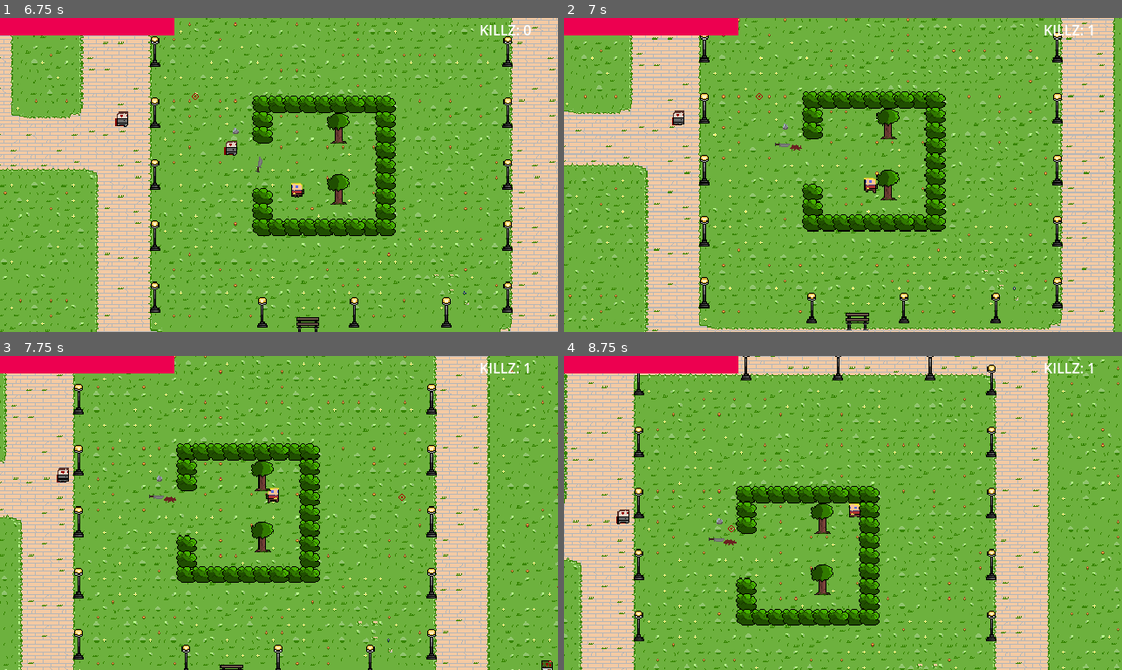
Above: before the commit, frames 1-4 (two rows, left to right).
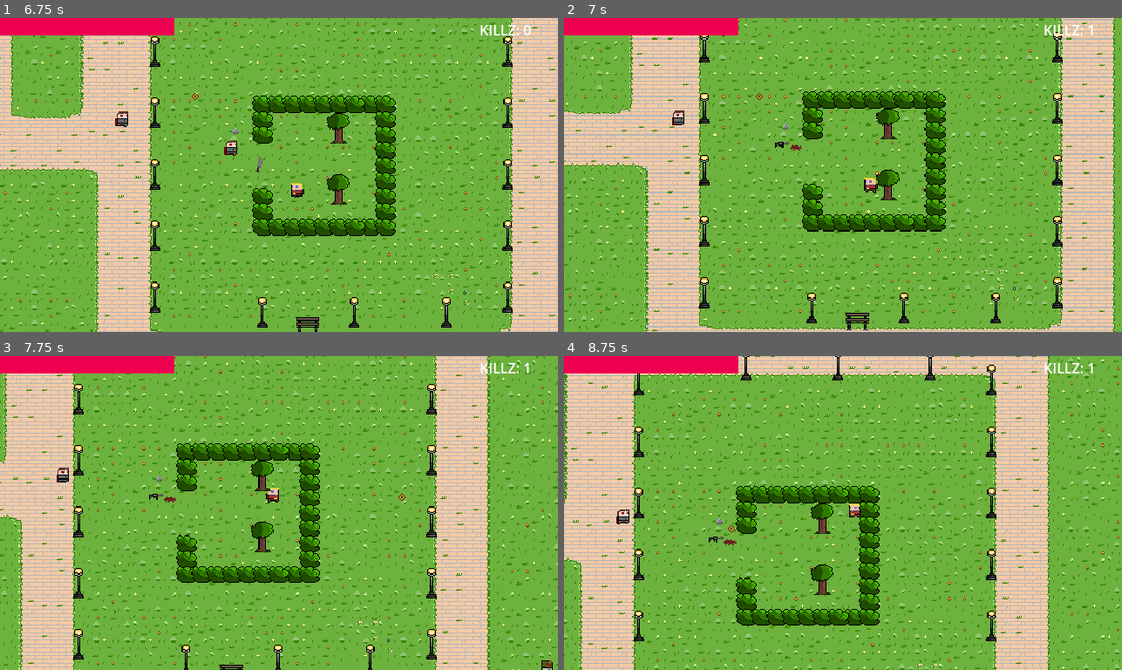
Above: after the commit, the same moments.

Repository: TheRubeThing/LudumDate54
Game: Godot game, scene res://Assets/Levels/MainMap.tscn
The game is run twice, just before and just after one commit, with the same random seed, the same clock (stepped at 60 frames per second) and the same inputs. Sound files missing from this copy of the repository are replaced by a short silence.
Inputs (mouse positions are in pixels of both pictures, inside the frame that each line leads up to):
- Up to frame 1 (6.75 s): click "Start game" at 0.5 s; move the mouse to (401, 159) at 1.27 s; press the mouse at (401, 159) at 1.28 s; hold D (D_right) 1.28-2.03 s; move the mouse to (167, 190) at 2.02 s; release the mouse at (167, 190) at 2.03 s; hold S (S_down) 2.03-2.78 s; right-click (167, 190) at 2.1 s; move the mouse to (334, 105) at 2.77 s; press the mouse at (334, 105) at 2.78 s; hold D (D_right) 2.78-3.53 s; move the mouse to (251, 237) at 3.52 s; release the mouse at (251, 237) at 3.53 s; hold W (W_up) 3.53-4.28 s; right-click (251, 237) at 3.6 s; click (251, 237) at 3.67 s; move the mouse to (446, 222) at 4.27 s; press the mouse at (446, 222) at 4.28 s; hold A (A_left) 4.28-5.78 s; move the mouse to (111, 127) at 5.02 s; release the mouse at (111, 127) at 5.03 s; right-click (111, 127) at 5.1 s; move the mouse to (306, 175) at 5.77 s; press the mouse at (306, 175) at 5.78 s; hold S (S_down) 5.78-6.53 s; move the mouse to (195, 96) at 6.52 s; release the mouse at (195, 96) at 6.53 s; hold D (D_right) from 6.53 s (still down); right-click (195, 96) at 6.6 s
- Up to frame 2 (7 s): keep holding D (D_right)
- Up to frame 3 (7.75 s): move the mouse to (401, 497) at 7.27 s; release D (D_right) at 7.28 s; press the mouse at (401, 497) at 7.28 s; hold W (W_up) from 7.28 s (still down)
- Up to frame 4 (8.75 s): move the mouse to (731, 528) at 8.02 s; release W (W_up) at 8.03 s; release the mouse at (731, 528) at 8.03 s; hold D (D_right) from 8.03 s (still down); right-click (731, 528) at 8.1 s; click (731, 528) at 8.17 s

Frame 1 is identical in both runs. In frame 2, less than 0.1% of the frame differs, in the area x 37-41%, y 39-42%; in frame 3, less than 0.1%; in frame 4, less than 0.1%.

Commit message:
Added export presets

Diff:
--- a/Assets/Enteties/enemy.tscn
+++ b/Assets/Enteties/enemy.tscn
@@ -111,7 +111,7 @@
 push_back_factor = 50
 score = 1
 item_drops = Array[PackedScene]([ExtResource("2_7phmd"), ExtResource("3_0hqix"), ExtResource("4_temu5")])
-item_drops_probablities = Array[int]([5, 1, 8])
+item_drops_probablities = Array[int]([9, 1, 11])
 empty_probability = 20
 
 [node name="PhysicsCollider" type="CollisionShape2D" parent="."]
--- a/Assets/Enteties/enemySkeleton.tscn
+++ b/Assets/Enteties/enemySkeleton.tscn
@@ -110,7 +110,8 @@
 dmg = 2
 score = 1
 item_drops = Array[PackedScene]([ExtResource("2_vfjip"), ExtResource("3_gc6xt"), ExtResource("4_5380d")])
-item_drops_probablities = Array[int]([1, 0, 5])
+item_drops_probablities = Array[int]([2, 1, 7])
+empty_probability = 20
 
 [node name="PhysicsCollider" type="CollisionShape2D" parent="."]
 shape = SubResource("RectangleShape2D_3dene")
--- a/Assets/Enteties/enemyZombie.tscn
+++ b/Assets/Enteties/enemyZombie.tscn
@@ -109,7 +109,7 @@
 score = 1
 item_drops = Array[PackedScene]([ExtResource("2_2wl1m"), ExtResource("3_3sqai")])
 item_drops_probablities = Array[int]([5, 15])
-empty_probability = 20
+empty_probability = 40
 
 [node name="PhysicsCollider" type="CollisionShape2D" parent="."]
 shape = SubResource("RectangleShape2D_3dene")
Not shown, changed: export_presets.cfg
Not shown, changed: .DS_Store
